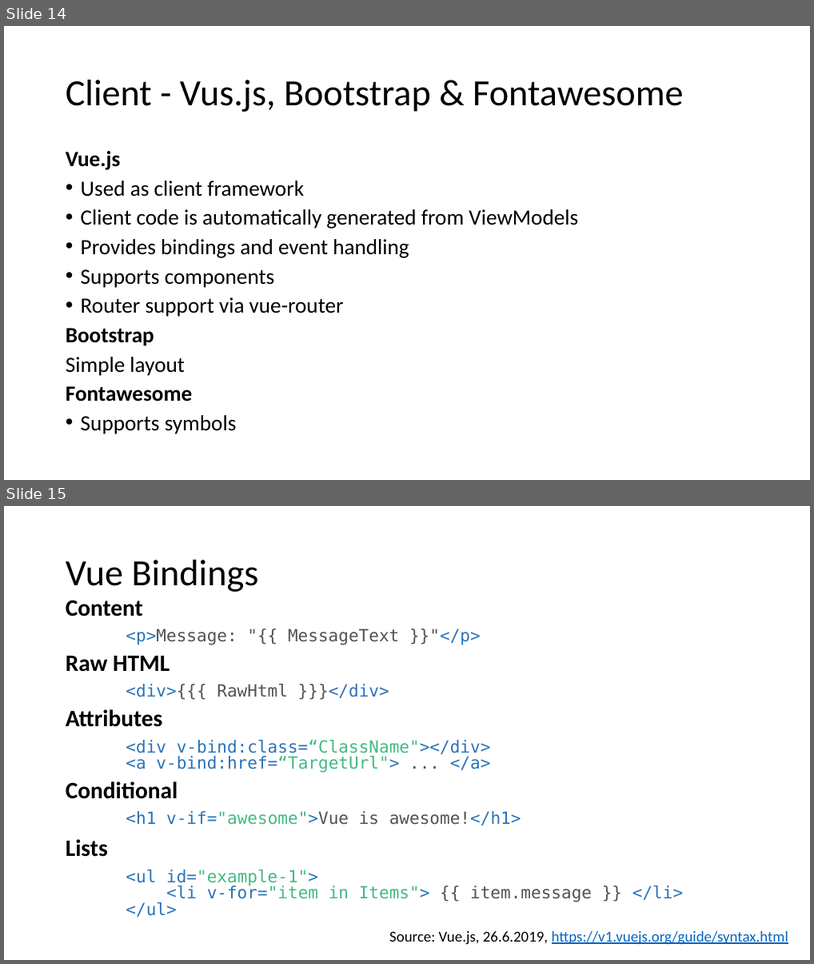
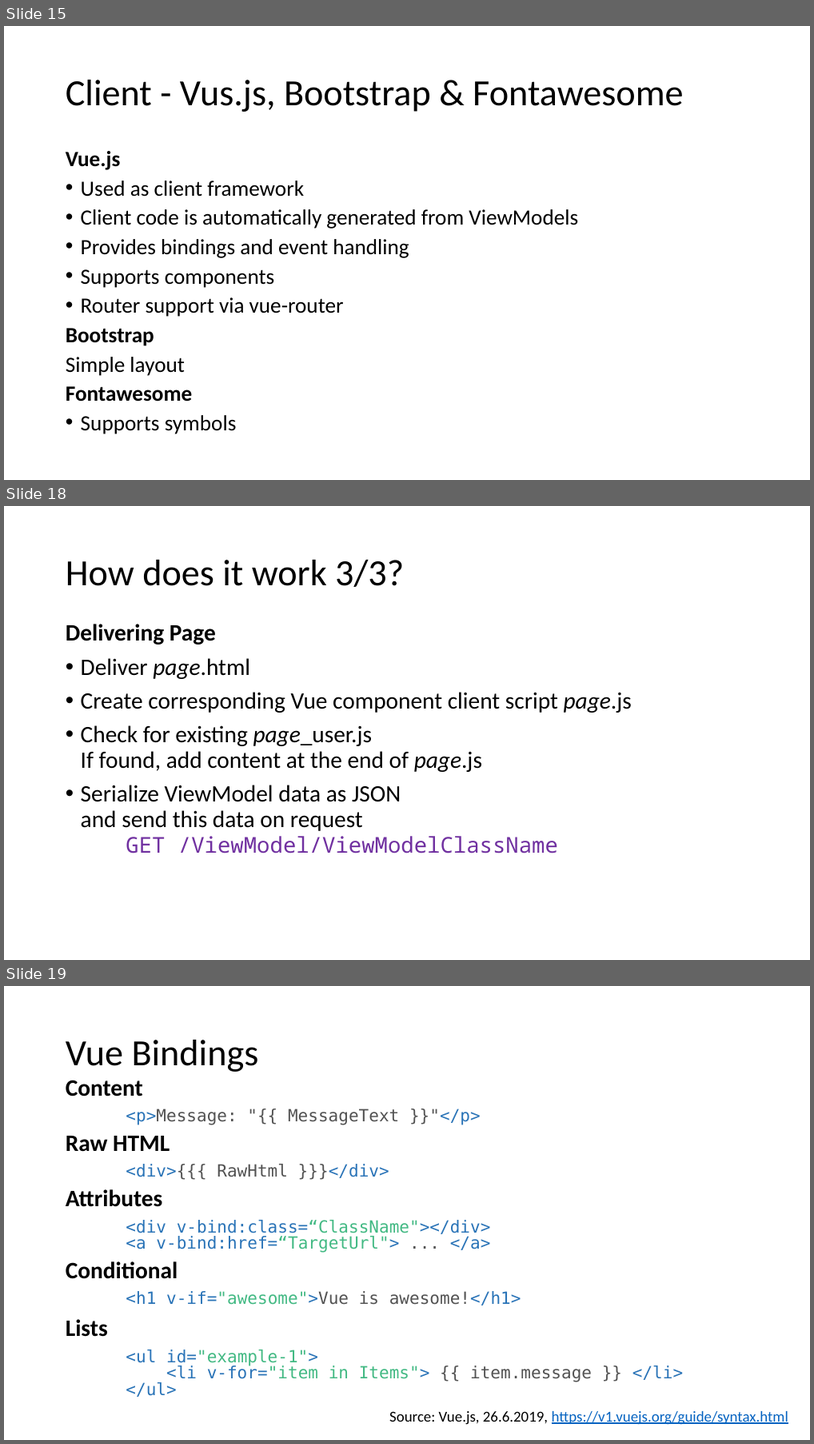
Before and after one commit to FrankPfattheicher/stonehenge.Chromely, a slide deck: stonehengeChromely.pptx. Shown one above the other, each under a label of ours: slides 14 and 15 before the commit, slides 15, 18 and 19 after it; the slides between them are not shown. The pictures are 814x964 and 814x1444 pixels, drawn with LibreOffice and Linux fonts; fonts in the diff are those of the drawing. Boxes give left, top, right and bottom in pixels: in the first picture for what was removed or moved away, otherwise in the second. Text is boxed around its words. In the diff, an @@ line names an element or a change of style, - is before the commit and + after.

```diff
--- a/stonehengeChromely.pptx
+++ b/stonehengeChromely.pptx
@@ slide 18 added at [4,506,810,960], background #FFFFFF @@
@@ title added at [66,560,404,587], 44 pt, text #000000 @@
+How does it work 3/3?
@@ text added at [66,624,632,853], 28 pt, text #000000 @@
+Delivering Page
+• Deliver page.html
+• Create corresponding Vue component client script page.js
+• Check for existing page_user.js
+  If found, add content at the end of page.js
+• Serialize ViewModel data as JSON
+  and send this data on request
+  GET /ViewModel/ViewModelClassName
@@ what was slide 14 is now slide 15 @@
@@ what was slide 15 is now slide 19 @@
```
Also in this commit, not shown: 3 other slides added, 5 other files.
